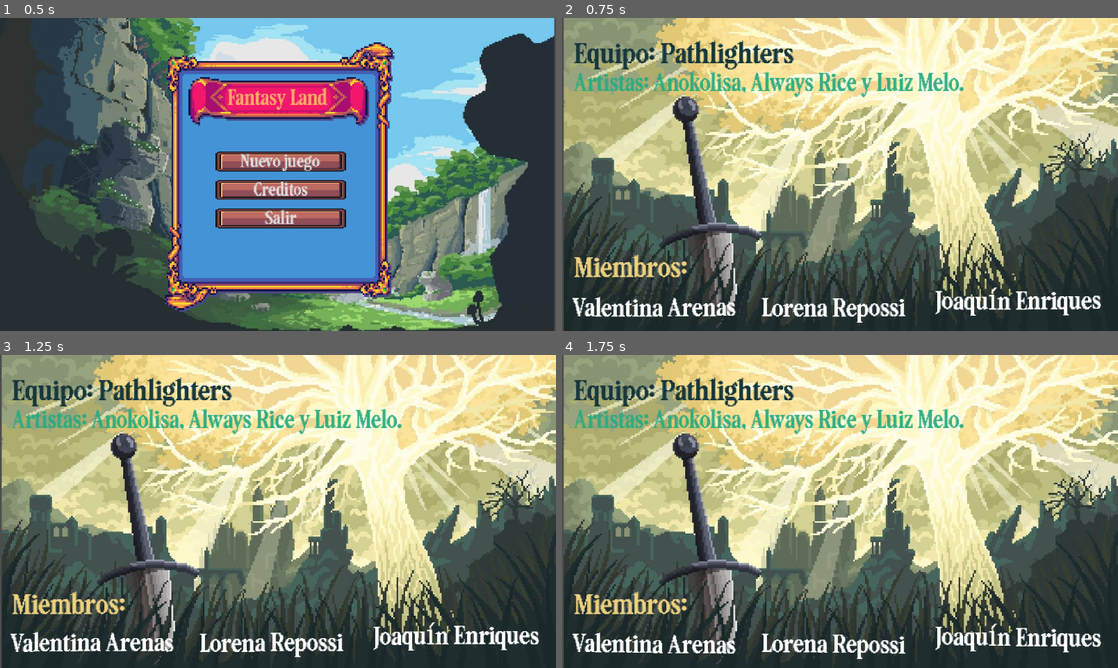
Above: before the commit, frames 1-4 (two rows, left to right).
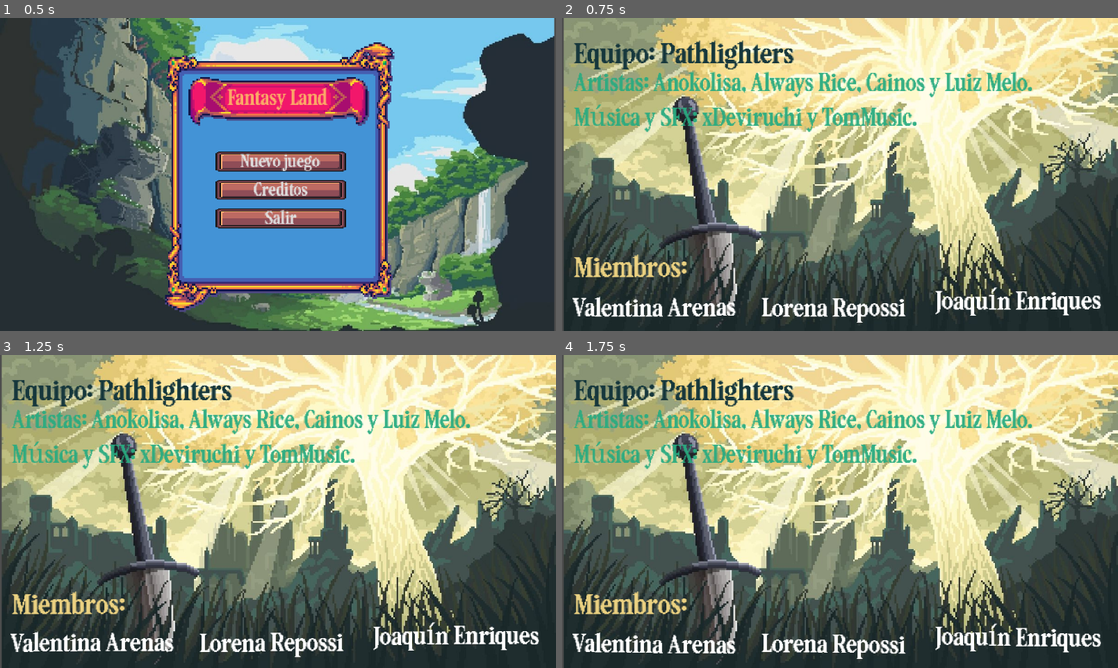
Above: after the commit, the same moments.

Repository: Nadzt/fantasy-land
Game: Godot game, scene res://scenes/Menu.tscn
Two runs of this game, one before a commit and one after it. Both use one fixed random seed, a clock stepped at 60 frames per second and the inputs below.
Inputs:
- Up to frame 1 (0.5 s): no input
- Up to frame 2 (0.75 s): click "Creditos" at 0.5 s
- Up to frame 3 (1.25 s): no input
- Up to frame 4 (1.75 s): tap Enter (ui_accept) at 1.25 s; tap A (cambiar_arma_der) at 1.35 s; tap Space (saltar) at 1.52 s

Frame 1 is identical in both runs. In frame 2, 2.8% of the frame differs, in the area x 2-85%, y 17-37%; in frame 3, 2.8%; in frame 4, 2.8%.

Commit message:
Créditos de la música

Diff:
--- a/scenes/creditos.tscn
+++ b/scenes/creditos.tscn
@@ -69,7 +69,8 @@
 theme_override_colors/font_color = Color(0.15911332, 0.6714595, 0.50278133, 0.94509804)
 theme_override_fonts/font = ExtResource("2_6yhot")
 theme_override_font_sizes/font_size = 15
-text = "Artistas: Anokolisa, Always Rice y Luiz Melo.
+text = "Artistas: Anokolisa, Always Rice, Cainos y Luiz Melo.
+Música y SFX: xDeviruchi y TomMusic.
 "
 
 [node name="Volver" type="TextureButton" parent="." unique_id=1865850528]
